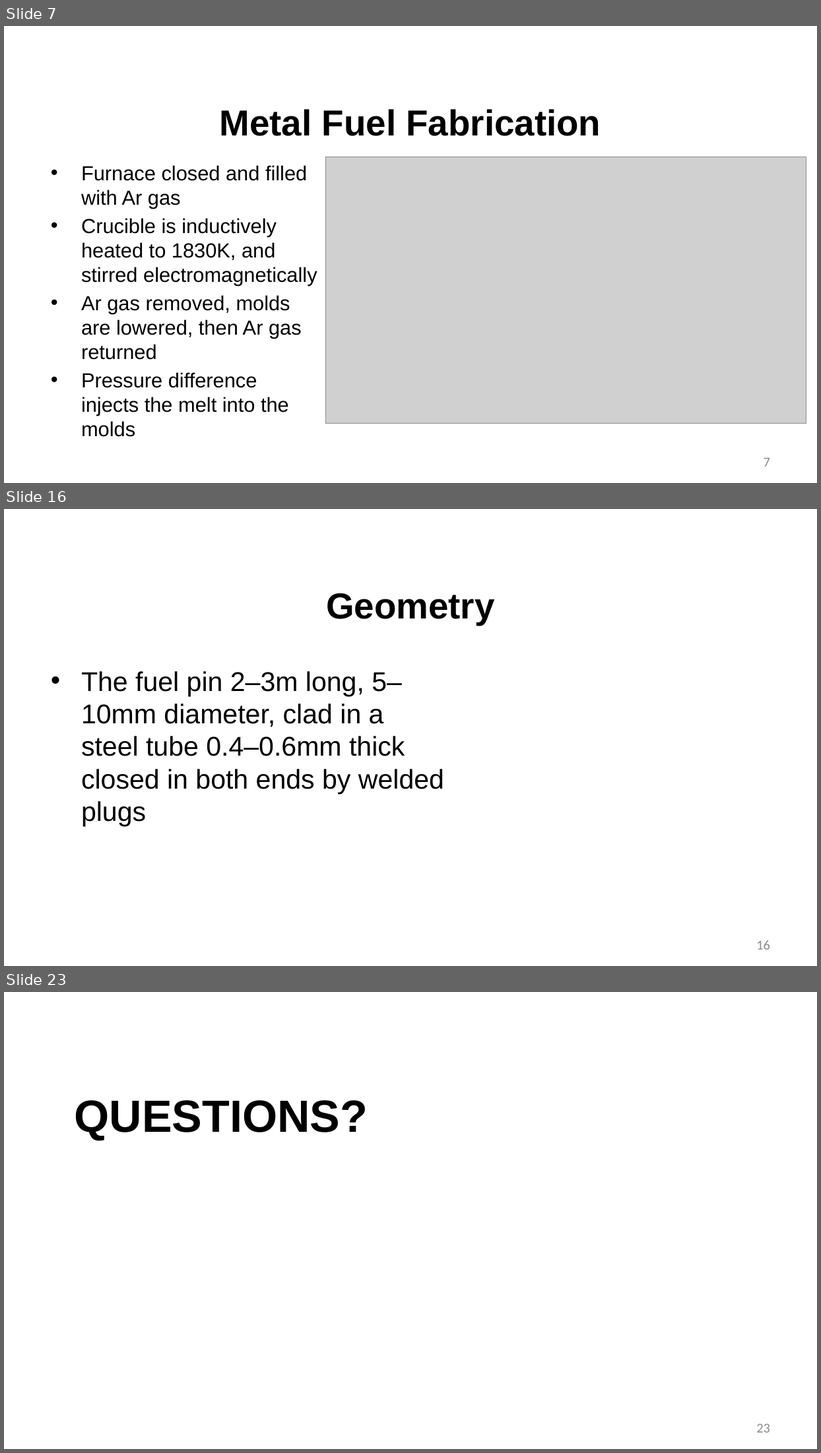
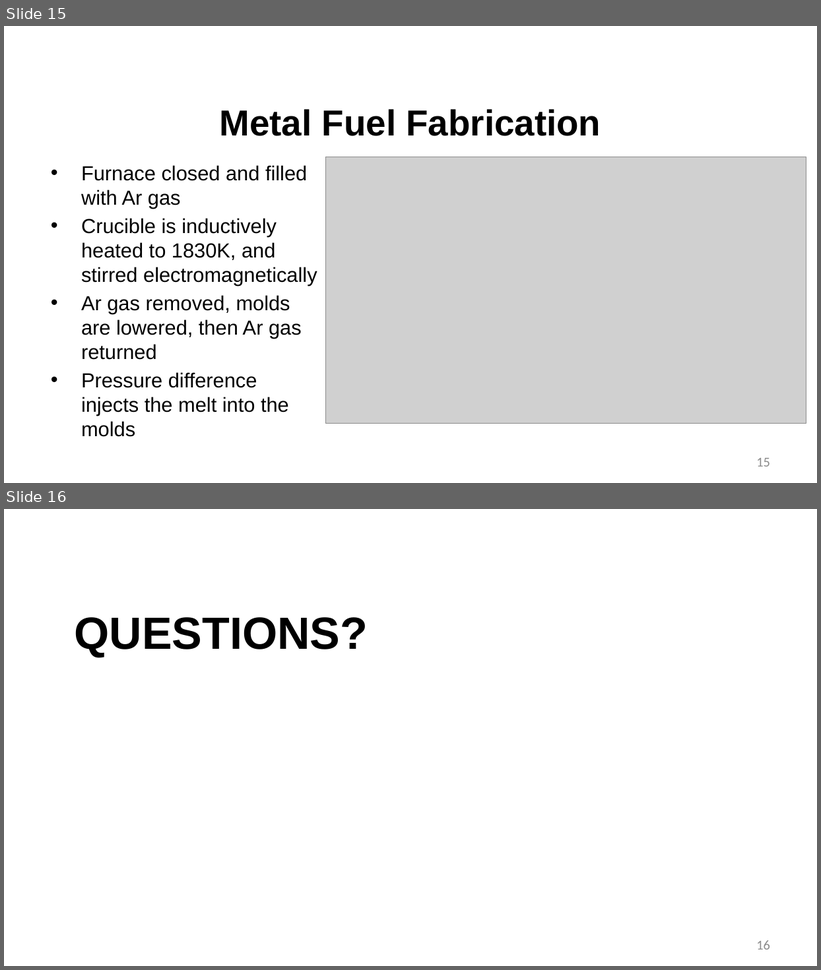
Before and after one commit to benbeeler/TEACHING, a slide deck: Advanced Reactor Materials/Lec8_SFRs.pptx. Shown one above the other, each under a label of ours: slides 7, 16 and 23 before the commit, slides 15 and 16 after it; the slides between them are not shown. The pictures are 821x1453 and 821x970 pixels, drawn with LibreOffice and Linux fonts; fonts in the diff are those of the drawing; grey boxes stand for pictures; background and template pictures are left out. Boxes give left, top, right and bottom in pixels: in the first picture for what was removed or moved away, otherwise in the second. Text is boxed around its words. In the diff, an @@ line names an element or a change of style, - is before the commit and + after.

```diff
--- a/Advanced Reactor Materials/Lec8_SFRs.pptx
+++ b/Advanced Reactor Materials/Lec8_SFRs.pptx
@@ slide 16 removed at [4, 509, 817, 966], background #FFFFFF @@
@@ title removed at [326, 593, 495, 625] @@
-Geometry
@@ text removed at [81, 671, 444, 826] @@
-• The fuel pin 2–3m long, 5–10mm diameter, clad in a steel tube 0.4–0.6mm thick closed in both ends by welded plugs
@@ page number removed at [756, 941, 770, 950] @@
-16
@@ what was slide 7 is now slide 15 @@
@@ page number at [756, 458, 770, 467]: text changed @@
-7
+15
@@ what was slide 23 is now slide 16 @@
@@ page number at [756, 941, 770, 950]: text changed @@
-23
+16
```
Also in this commit, not shown: 1 slide changed, 8 slides added, 14 other slides removed, 3 other files.
